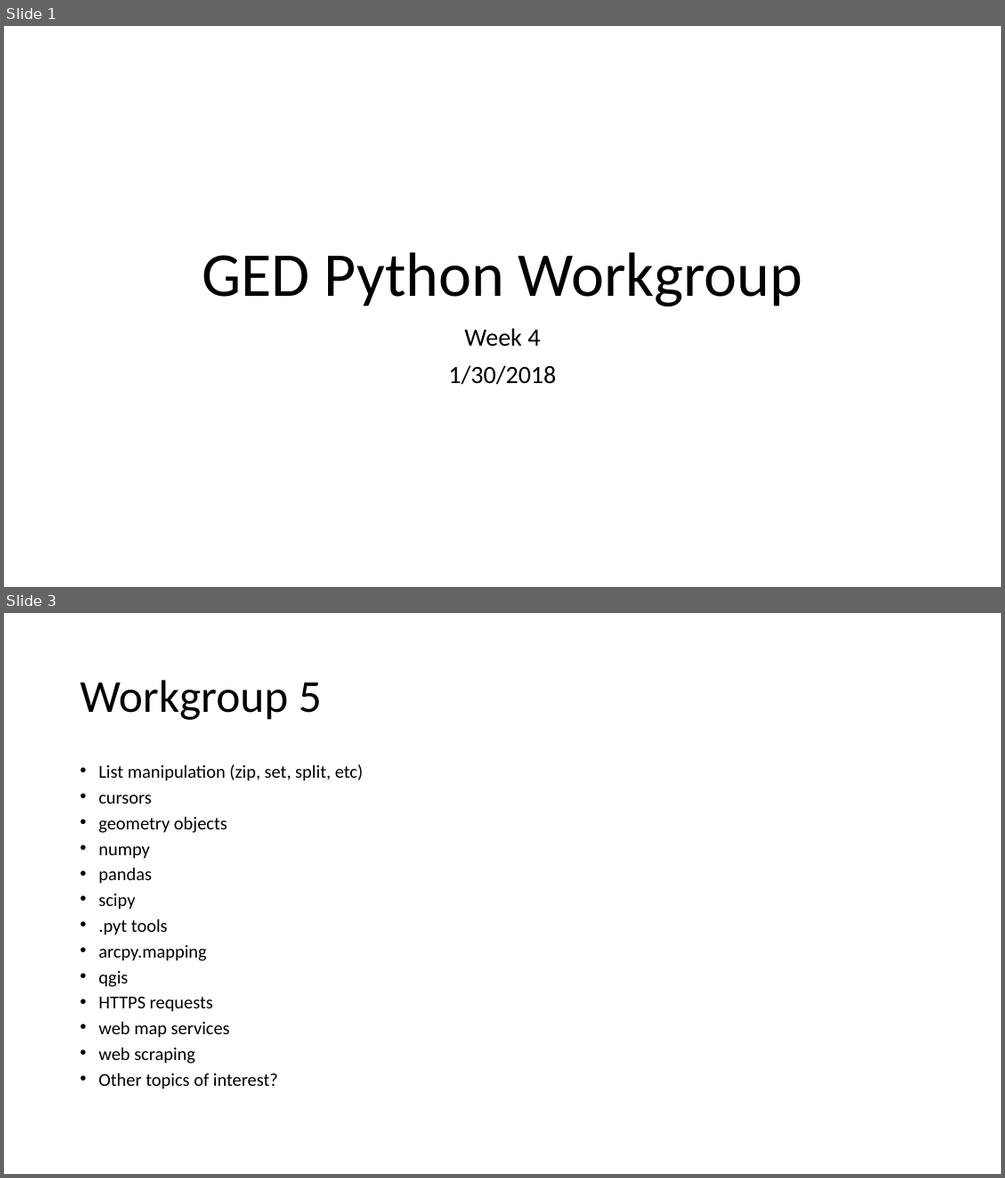
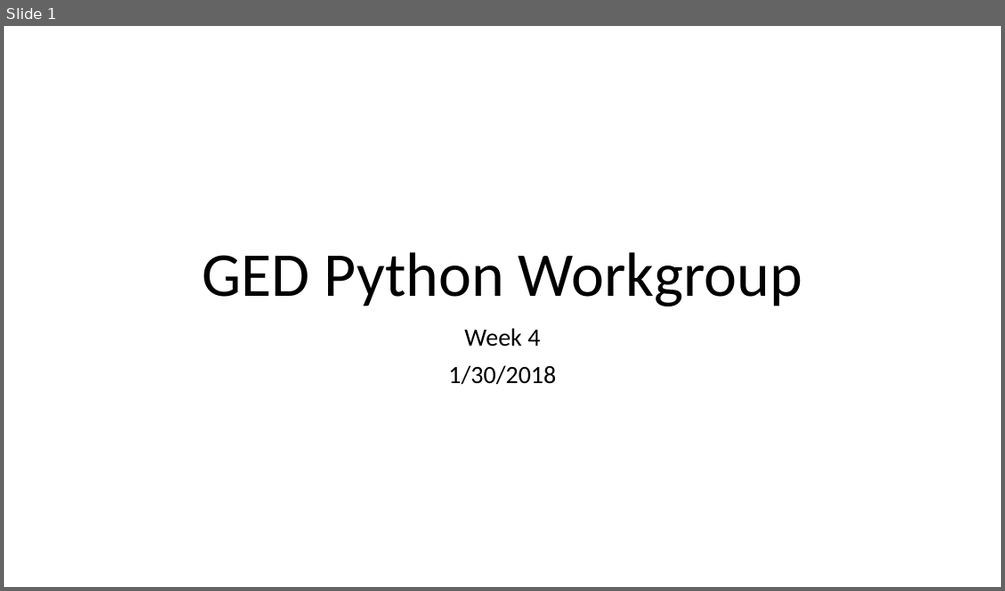
Before and after one commit to jbousquin/py_workgroup, a slide deck: slides/GED_Python_Workgroup_2018_01_30.pptx. Shown one above the other, each under a label of ours: slides 1 and 3 before the commit, slide 1 after it; the slides between them are not shown. The pictures are 1005x1178 and 1005x591 pixels, drawn with LibreOffice and Linux fonts; fonts in the diff are those of the drawing. Boxes give left, top, right and bottom in pixels: in the first picture for what was removed or moved away, otherwise in the second. Text is boxed around its words. In the diff, an @@ line names an element or a change of style, - is before the commit and + after.

```diff
--- a/slides/GED_Python_Workgroup_2018_01_30.pptx
+++ b/slides/GED_Python_Workgroup_2018_01_30.pptx
@@ slide 3 removed at <box>4,613,1001,1174</box>, background #FFFFFF @@
@@ title removed at <box>80,680,322,720</box> @@
-Workgroup 5
@@ text removed at <box>98,764,363,1089</box> @@
-• List manipulation (zip, set, split, etc)
-• cursors
-• geometry objects
-• numpy
-• pandas
-• scipy
-• .pyt tools
-• arcpy.mapping
-• qgis
-• HTTPS requests
-• web map services
-• web scraping
-• Other topics of interest?
```
Also in this commit, not shown: 1 slide changed, 3 other files.
